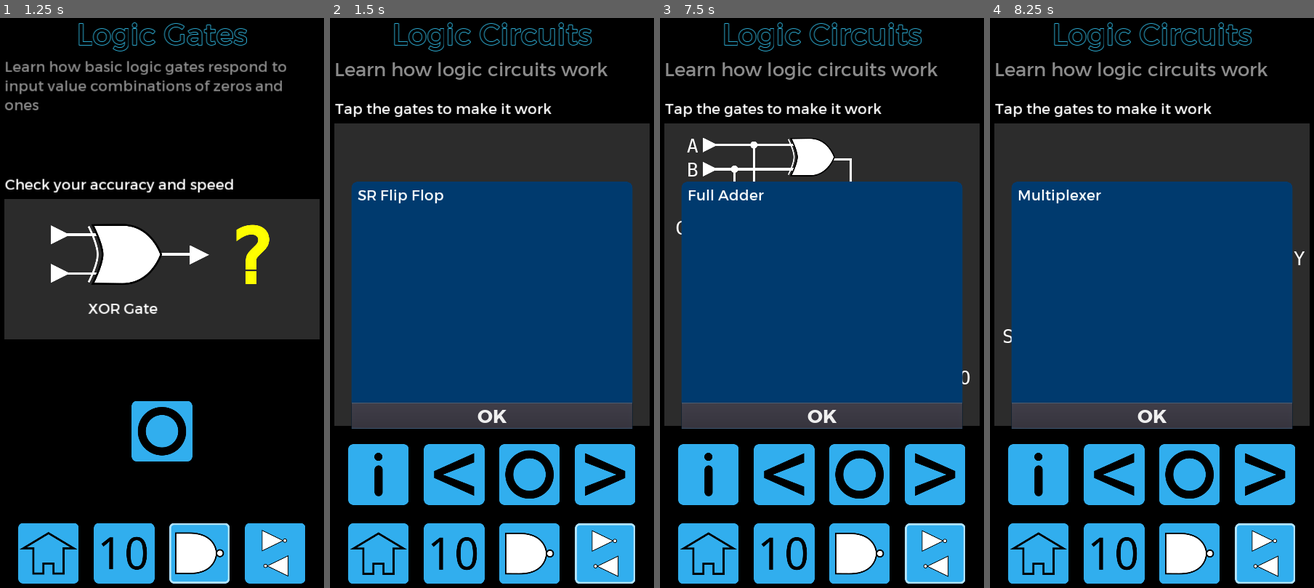
Above: before the commit, frames 1-4 (left to right).
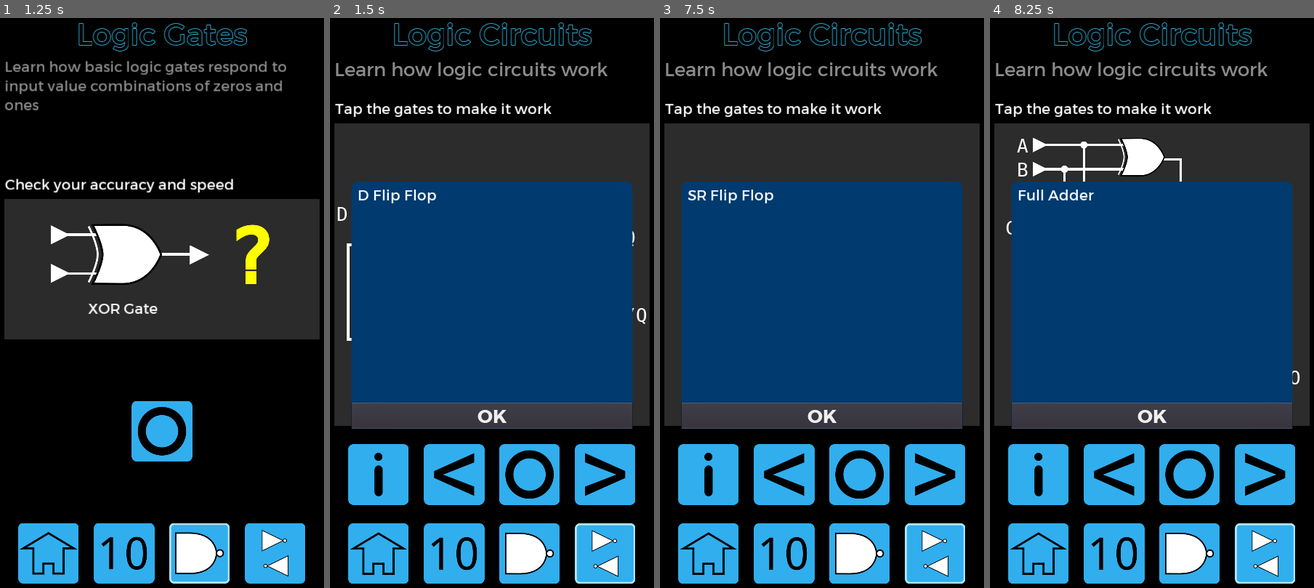
Above: after the commit, the same moments.

Repository: andrew-wilkes/digital-logic
Game: Godot game, scene res://Main.tscn
Two runs of this game, one before a commit and one after it. Both use one fixed random seed, a clock stepped at 60 frames per second and the inputs below.
Inputs (mouse positions are in pixels of both pictures, inside the frame that each line leads up to):
- Up to frame 1 (1.25 s): click (200, 553) at 0.5 s
- Up to frame 2 (1.5 s): click (605, 553) at 1.25 s
- Up to frame 3 (7.5 s): click (860, 553) at 2 s; click (822, 428) at 2.75 s; click (728, 428) at 3.5 s; click (822, 428) at 4.25 s; click (915, 428) at 5 s; click (708, 553) at 5.75 s; click (935, 553) at 6.5 s; click (935, 474) at 7.25 s
- Up to frame 4 (8.25 s): click (1265, 474) at 8 s

Frame 1 is identical in both runs. In frame 2, 0.6% of the frame differs, in the area x 2-98%, y 30-57%; in frame 3, 1.6%; in frame 4, 1.7%, in the area x 4-98%, y 21-65%.

Commit message:
Allow for bulk moving of wires

Diff:
--- a/game/Circuits.gd
+++ b/game/Circuits.gd
@@ -210,7 +210,7 @@
 	# Get wire stubs
 	for con in cons:
 		for line in lines:
-			if (con.position - line.get_points()[0]).length() < 8.0:
+			if (con.position - get_point(line, 0)).length() < 8.0:
 				stubs.append(line)
 				stub_con[line] = con # Map stub to con
 	# Get start wires (wires that are not stubs)
@@ -219,9 +219,9 @@
 			continue
 		var gw = GridWire.new()
 		# Find the part connected to the start of the wire
-		gw.start_ob = get_connected_part(line.get_points()[0], gates)
+		gw.start_ob = get_connected_part(get_point(line, 0), gates)
 		if gw.start_ob == null:
-			gw.start_ob = get_connected_part(line.get_points()[0], inputs)
+			gw.start_ob = get_connected_part(get_point(line, 0), inputs)
 		else:
 			gw.start_ob.output = gw # Ref this wire with the gate's output
 		if gw.start_ob == null:
@@ -231,9 +231,9 @@
 		var members = cws.duplicate()
 		members.append(line)
 		for member in members:
-			var part = get_connected_part(member.get_points()[-1], gates)
+			var part = get_connected_part(get_point(member, -1), gates)
 			if part == null:
-				part = get_connected_part(member.get_points()[-1], outputs)
+				part = get_connected_part(get_point(member, -1), outputs)
 			gw.end_obs.append(part)
 			if part == null:
 				breakpoint
@@ -267,13 +267,13 @@
 func get_connected_wires(line, stubs: Array):
 	var cws = []
 	for n in range(1, line.get_point_count()):
-		var a = line.get_points()[n - 1]
-		var b = line.get_points()[n]
+		var a = get_point(line, n - 1)
+		var b = get_point(line, n)
 		var vert = near(a.x, b.x)
 		for stub in stubs:
 			if stub == line:
 				continue
-			var c = stub.get_points()[0]
+			var c = get_point(stub, 0)
 			if vert:
 				if near(a.x, c.x) and on_line(a.y, b.y, c.y):
 					append_stubs(cws, stub, stubs)
@@ -295,6 +295,10 @@
 	for item in b:
 		a.append(item)
 	return a
+
+
+func get_point(line: Line2D, idx):
+	return line.position + line.get_points()[idx]
 
 
 func test_on_line():
--- a/game/Circuits.tscn
+++ b/game/Circuits.tscn
@@ -17,6 +17,7 @@
 [ext_resource path="res://circuits/SR.tscn" type="PackedScene" id=15]
 [ext_resource path="res://assets/info2.png" type="Texture" id=16]
 [ext_resource path="res://assets/fonts/description-font.tres" type="DynamicFont" id=17]
+[ext_resource path="res://circuits/DFF.tscn" type="PackedScene" id=18]
 
 [node name="Circuits" type="HBoxContainer"]
 anchor_right = 1.0
@@ -96,7 +97,14 @@
 rect_min_size = Vector2( 0, 1000 )
 color = Color( 0.176471, 0.176471, 0.176471, 1 )
 
+[node name="DFF" parent="VBox/Circuit" instance=ExtResource( 18 )]
+margin_left = -19.0703
+margin_top = 146.206
+margin_right = 20.9297
+margin_bottom = 154.206
+
 [node name="SR" parent="VBox/Circuit" instance=ExtResource( 15 )]
+visible = false
 margin_left = -64.0
 margin_top = 258.0
 margin_right = -64.0
--- /dev/null
+++ b/game/circuits/DFF.tscn
@@ -0,0 +1,208 @@
+[gd_scene load_steps=8 format=2]
+
+[ext_resource path="res://parts/grid/GridInput.tscn" type="PackedScene" id=1]
+[ext_resource path="res://parts/grid/GridGate.tscn" type="PackedScene" id=2]
+[ext_resource path="res://parts/grid/GridOutput.tscn" type="PackedScene" id=3]
+[ext_resource path="res://parts/grid/Con.tscn" type="PackedScene" id=4]
+[ext_resource path="res://parts/grid/Wire.tscn" type="PackedScene" id=5]
+[ext_resource path="res://circuits/circuit.gd" type="Script" id=6]
+[ext_resource path="res://parts/grid/GridLabel.tscn" type="PackedScene" id=7]
+
+[node name="DFF" type="Control"]
+anchor_right = 1.0
+anchor_bottom = 1.0
+margin_right = -840.0
+margin_bottom = 8.00012
+rect_min_size = Vector2( 1080, 0 )
+script = ExtResource( 6 )
+__meta__ = {
+"_edit_lock_": true,
+"_edit_use_anchors_": false,
+"_edit_vertical_guides_": [ 1080.0 ]
+}
+vin = [ [ 0, 0 ], [ 1, 0 ], [ 0, 0 ], [ 0, 1 ] ]
+vout = [ [ 2, 2 ], [ 0, 1 ], [ 1, 0 ] ]
+info = "D Flip Flop"
+
+[node name="w1" parent="." instance=ExtResource( 5 )]
+position = Vector2( 128, 104 )
+points = PoolVector2Array( 288, 88, 496, 88 )
+
+[node name="w2" parent="." instance=ExtResource( 5 )]
+position = Vector2( 128, 104 )
+points = PoolVector2Array( -32, 48, 216, 48 )
+
+[node name="w10" parent="." instance=ExtResource( 5 )]
+position = Vector2( 128, 104 )
+points = PoolVector2Array( 64, 48, 64, 152, -64, 152, -64, 464, 80, 464 )
+
+[node name="w4" parent="." instance=ExtResource( 5 )]
+position = Vector2( 128, 104 )
+points = PoolVector2Array( 640, 128, 640, 288, 416, 288, 416, 344, 480, 344 )
+
+[node name="w12" parent="." instance=ExtResource( 5 )]
+position = Vector2( 128, 104 )
+points = PoolVector2Array( 704, 384, 704, 224, 416, 224, 416, 168, 504, 168 )
+
+[node name="w5" parent="." instance=ExtResource( 5 )]
+position = Vector2( 120, 104 )
+points = PoolVector2Array( 296, 424, 488, 424 )
+
+[node name="w8" parent="." instance=ExtResource( 5 )]
+position = Vector2( 120, 104 )
+points = PoolVector2Array( 104, 248, 168, 248, 168, 128, 216, 128 )
+
+[node name="w7" parent="." instance=ExtResource( 5 )]
+position = Vector2( 120, 104 )
+points = PoolVector2Array( 144, 464, 232, 464 )
+
+[node name="w9" parent="." instance=ExtResource( 5 )]
+position = Vector2( 120, 104 )
+points = PoolVector2Array( 168, 248, 168, 384, 216, 384 )
+
+[node name="w3" parent="." instance=ExtResource( 5 )]
+position = Vector2( 128, 104 )
+points = PoolVector2Array( 568, 128, 800, 128 )
+
+[node name="w6" parent="." instance=ExtResource( 5 )]
+position = Vector2( 128, 104 )
+points = PoolVector2Array( 560, 384, 800, 384 )
+
+[node name="Gates" type="Control" parent="."]
+margin_right = 40.0
+margin_bottom = 40.0
+__meta__ = {
+"_edit_use_anchors_": false
+}
+
+[node name="GridGate3" parent="Gates" instance=ExtResource( 2 )]
+margin_left = 640.0
+margin_top = 232.0
+margin_right = 600.0
+margin_bottom = 232.0
+id = 1
+
+[node name="GridGate5" parent="Gates" instance=ExtResource( 2 )]
+margin_left = 384.0
+margin_top = 192.0
+margin_right = 344.0
+margin_bottom = 192.0
+id = 1
+
+[node name="GridGate4" parent="Gates" instance=ExtResource( 2 )]
+margin_left = 640.0
+margin_top = 488.0
+margin_right = 600.0
+margin_bottom = 488.0
+id = 1
+
+[node name="GridGate6" parent="Gates" instance=ExtResource( 2 )]
+margin_left = 384.0
+margin_top = 528.0
+margin_right = 344.0
+margin_bottom = 528.0
+id = 1
+
+[node name="GridGate7" parent="Gates" instance=ExtResource( 2 )]
+margin_left = 208.0
+margin_top = 568.0
+margin_right = 168.0
+margin_bottom = 568.0
+id = 5
+
+[node name="In" type="Control" parent="."]
+margin_right = 40.0
+margin_bottom = 40.0
+__meta__ = {
+"_edit_use_anchors_": false
+}
+
+[node name="GridInput" parent="In" instance=ExtResource( 1 )]
+margin_left = 104.0
+margin_top = 152.0
+margin_right = 104.0
+margin_bottom = 152.0
+txt = "D"
+text = "D"
+
+[node name="GridInput2" parent="In" instance=ExtResource( 1 )]
+margin_left = 232.0
+margin_top = 352.0
+margin_right = 232.0
+margin_bottom = 352.0
+txt = "CK"
+text = "CK"
+
+[node name="Out" type="Control" parent="."]
+margin_right = 40.0
+margin_bottom = 40.0
+__meta__ = {
+"_edit_use_anchors_": false
+}
+
+[node name="GridOutput" parent="Out" instance=ExtResource( 3 )]
+margin_left = 912.0
+margin_top = 232.0
+margin_right = 912.0
+margin_bottom = 232.0
+txt = "Q"
+text = "Q"
+
+[node name="GridOutput2" parent="Out" instance=ExtResource( 3 )]
+margin_left = 912.0
+margin_top = 488.0
+margin_right = 912.0
+margin_bottom = 488.0
+txt = "/Q"
+text = "/Q"
+
+[node name="Con" type="Control" parent="."]
+margin_right = 40.0
+margin_bottom = 40.0
+__meta__ = {
+"_edit_use_anchors_": false
+}
+
+[node name="c1" parent="Con" instance=ExtResource( 4 )]
+position = Vector2( 768, 232 )
+
+[node name="c2" parent="Con" instance=ExtResource( 4 )]
+position = Vector2( 832, 488 )
+
+[node name="c3" parent="Con" instance=ExtResource( 4 )]
+position = Vector2( 288, 352 )
+
+[node name="c4" parent="Con" instance=ExtResource( 4 )]
+position = Vector2( 192, 152 )
+
+[node name="Labels" type="Control" parent="."]
+margin_right = 40.0
+margin_bottom = 40.0
+
+[node name="Label" parent="Labels" instance=ExtResource( 7 )]
+margin_left = 488.0
+margin_top = 104.0
+margin_right = 560.0
+margin_bottom = 180.0
+text = "/S"
+
+[node name="Label2" parent="Labels" instance=ExtResource( 7 )]
+margin_left = 504.0
+margin_top = 544.0
+margin_right = 536.0
+margin_bottom = 620.0
+text = "/R"
+
+[node name="Label3" parent="Labels" instance=ExtResource( 7 )]
+margin_left = 280.0
+margin_top = 576.0
+margin_right = 280.0
+margin_bottom = 652.0
+text = "R"
+
+[node name="Label4" parent="Labels" instance=ExtResource( 7 )]
+margin_left = 288.0
+margin_top = 64.0
+margin_right = 288.0
+margin_bottom = 140.0
+text = "S"
--- /dev/null
+++ b/game/parts/grid/GridLabel.tscn
@@ -0,0 +1,15 @@
+[gd_scene load_steps=2 format=2]
+
+[ext_resource path="res://assets/fonts/mono-font.tres" type="DynamicFont" id=3]
+
+[node name="Label" type="Label"]
+anchor_right = 1.0
+margin_right = -1820.0
+margin_bottom = 76.0
+custom_fonts/font = ExtResource( 3 )
+text = "TXT"
+align = 1
+clip_text = true
+__meta__ = {
+"_edit_use_anchors_": false
+}
Not shown: 1 places in game/Circuits.tscn that only renumber resources
